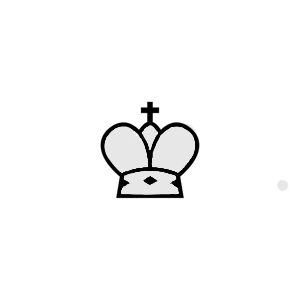
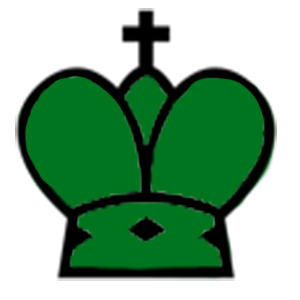
Layer changes from the first w=300, h=300 image to the second:
painted on "Capa 0" over [15,8,277,281]
showed "Green", moved it above "Blanco", painted on it over [15,66,278,281]
hid "Blanco", painted on it over [15,63,289,278]
